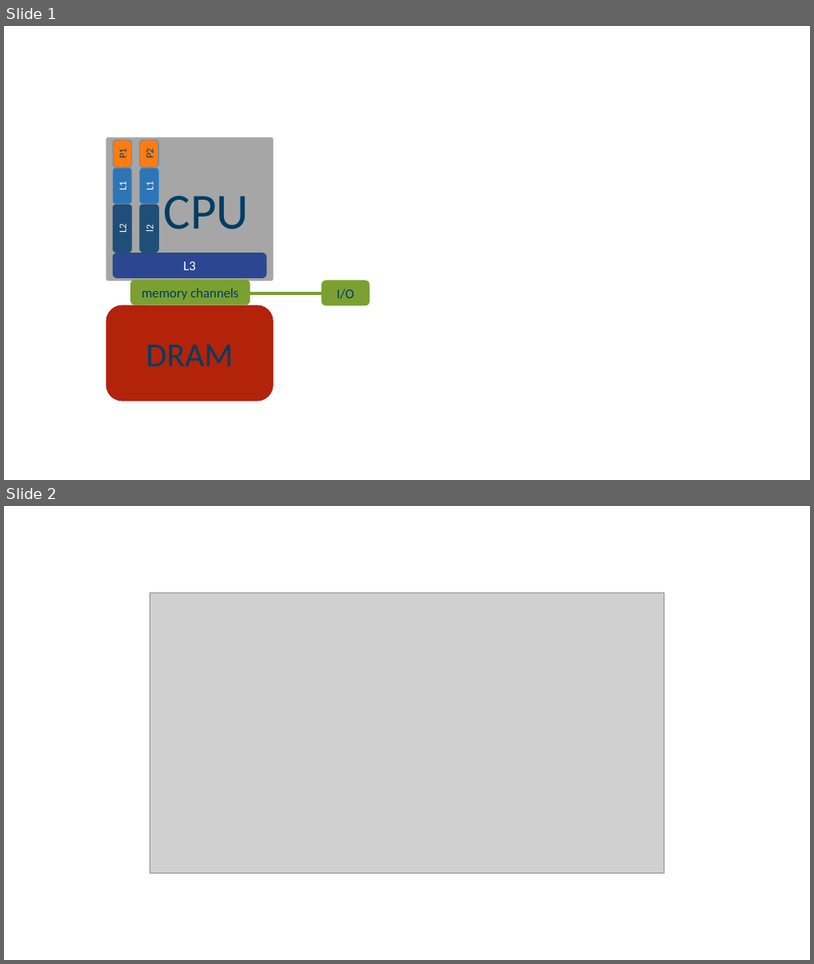
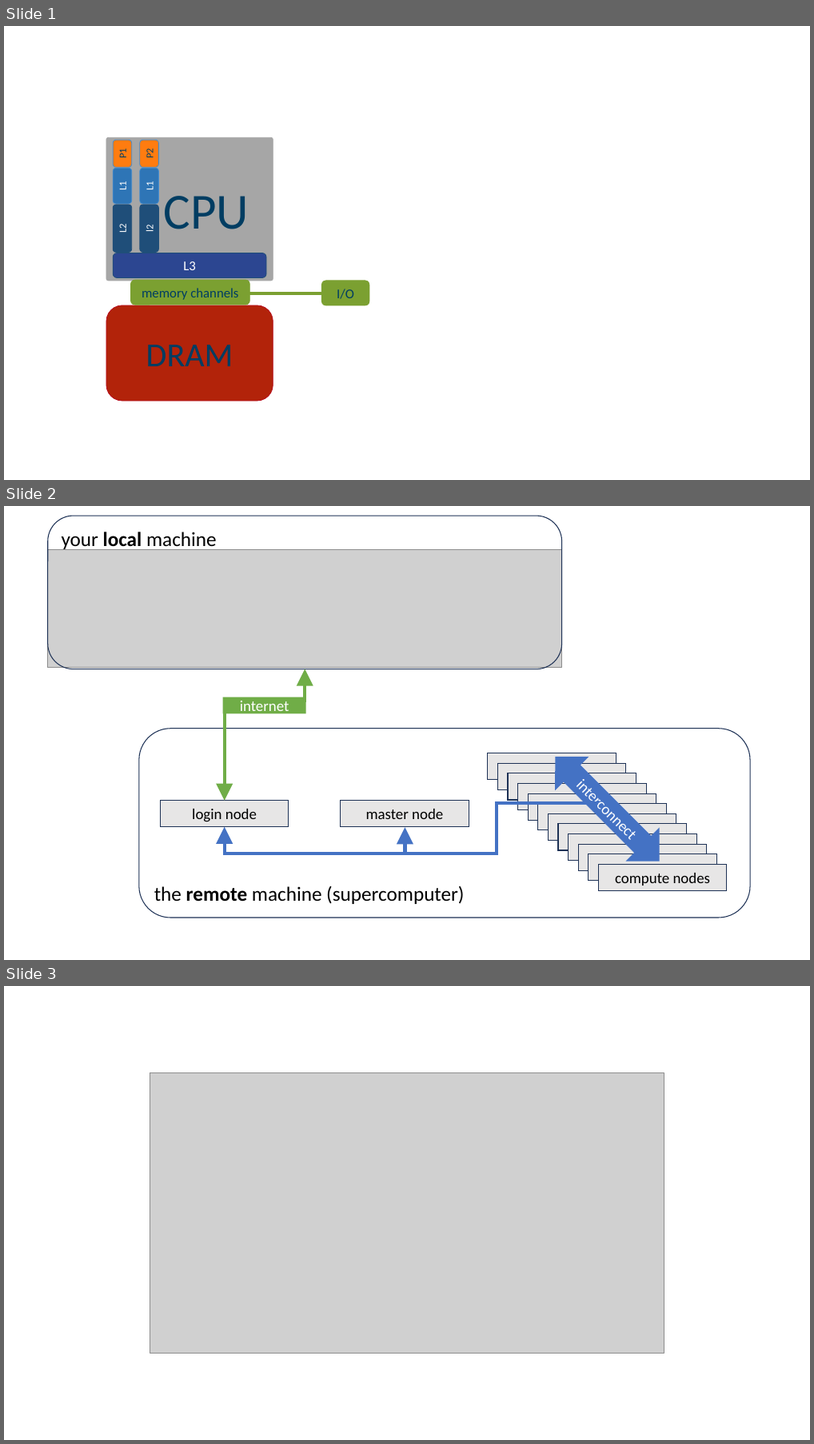
Before and after one commit to etijskens/wetppr, a slide deck: docs/public/drawings.pptx. Shown one above the other, each under a label of ours: slides 1 and 2 before the commit, slides 1, 2 and 3 after it. The pictures are 814x964 and 814x1444 pixels, drawn with LibreOffice and Linux fonts; fonts in the diff are those of the drawing; grey boxes stand for pictures. Boxes give left, top, right and bottom in pixels: in the first picture for what was removed or moved away, otherwise in the second. Text is boxed around its words. In the diff, an @@ line names an element or a change of style, - is before the commit and + after.

Commit message:
Added a drawing in docs/public/drawings.pptx

```diff
--- a/docs/public/drawings.pptx
+++ b/docs/public/drawings.pptx
@@ slide 2 added at bbox=[4, 506, 810, 960], background #FFFFFF @@
@@ group added at bbox=[47, 516, 750, 917]: 15 rectangles, 2 rounded rectangles, 2 elbow arrows, 1 picture, 1 left right arrow, 1 elbow double arrow @@
+your local machine
+the remote machine (supercomputer)
+login node
+master node
+compute nodes
+interconnect
+internet
@@ what was slide 2 is now slide 3 @@
```
